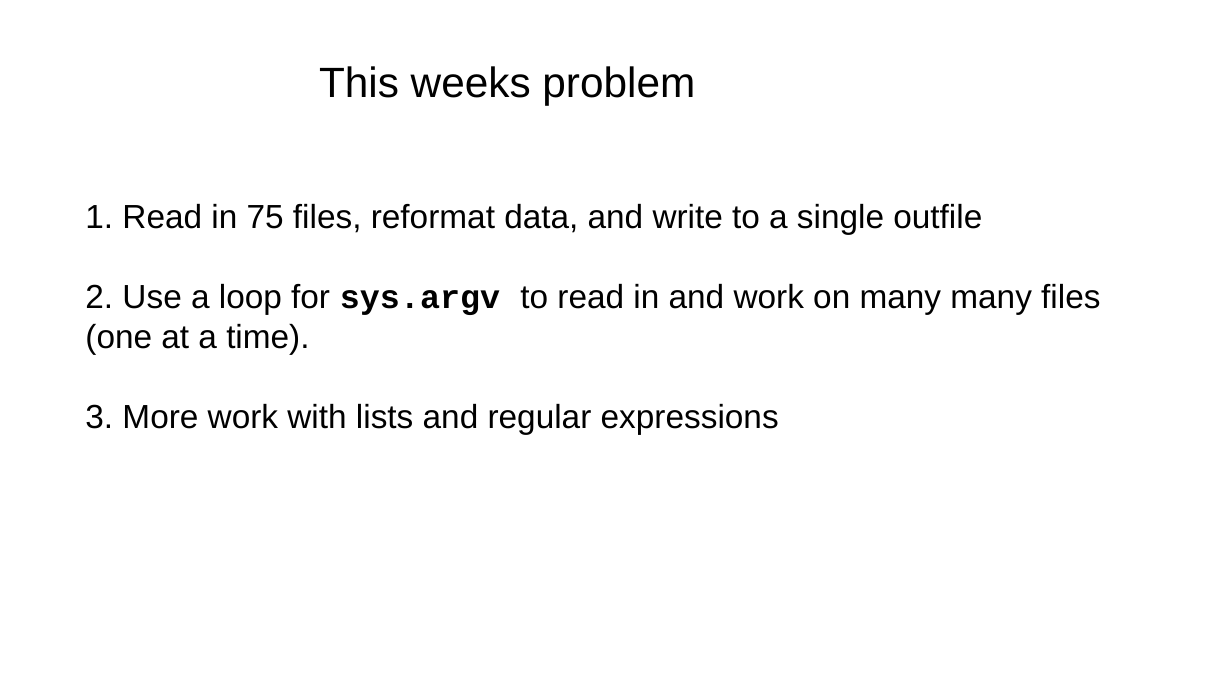
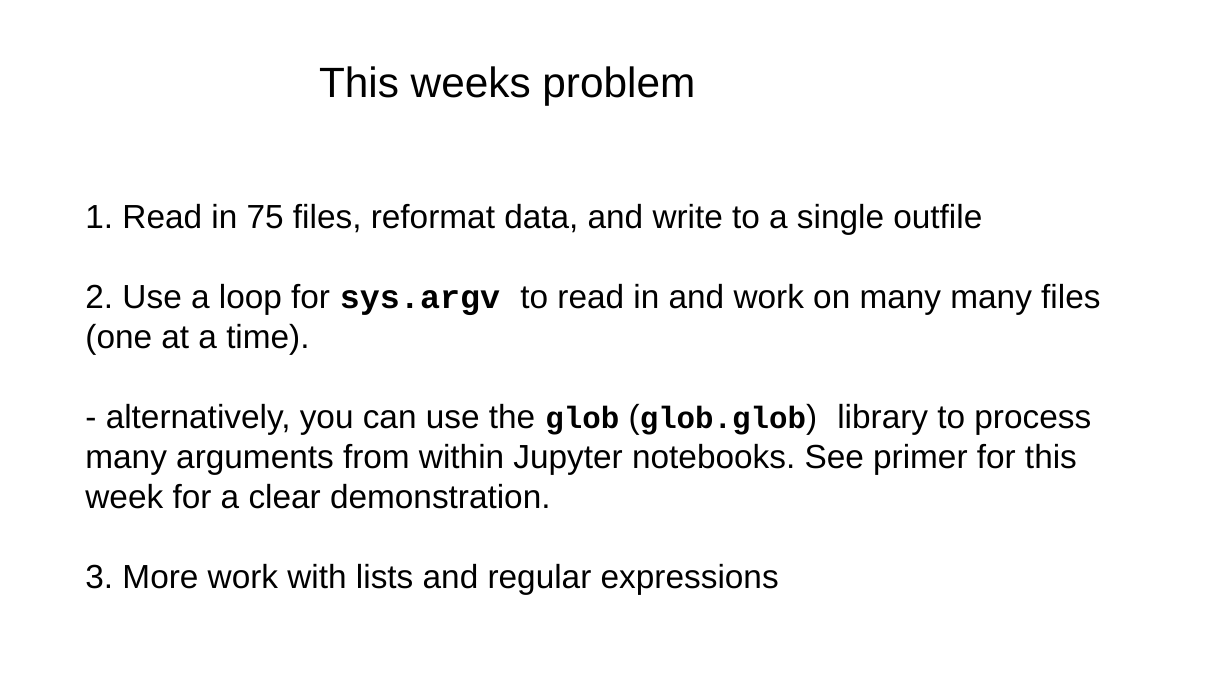
Before and after one commit to tparchman/F23_BIOL792, a slide deck: slide 10 of week10_python5/week10_python5.pptx. Drawn at 1232x693 pixels with LibreOffice and Linux fonts; fonts in the diff are those of the drawing. Boxes give left, top, right and bottom in pixels: in the first picture for what was removed or moved away, otherwise in the second. Text is boxed around its words. In the diff, an @@ line names an element or a change of style, - is before the commit and + after.

```diff
--- a/week10_python5/week10_python5.pptx
+++ b/week10_python5/week10_python5.pptx
@@ text at (85, 403, 1091, 509): paragraph added @@
+- alternatively, you can use the glob (glob.glob) library to process many arguments from within Jupyter notebooks. See primer for this week for a clear demonstration.
```
Also in this commit, not shown: 2 other slides changed.
